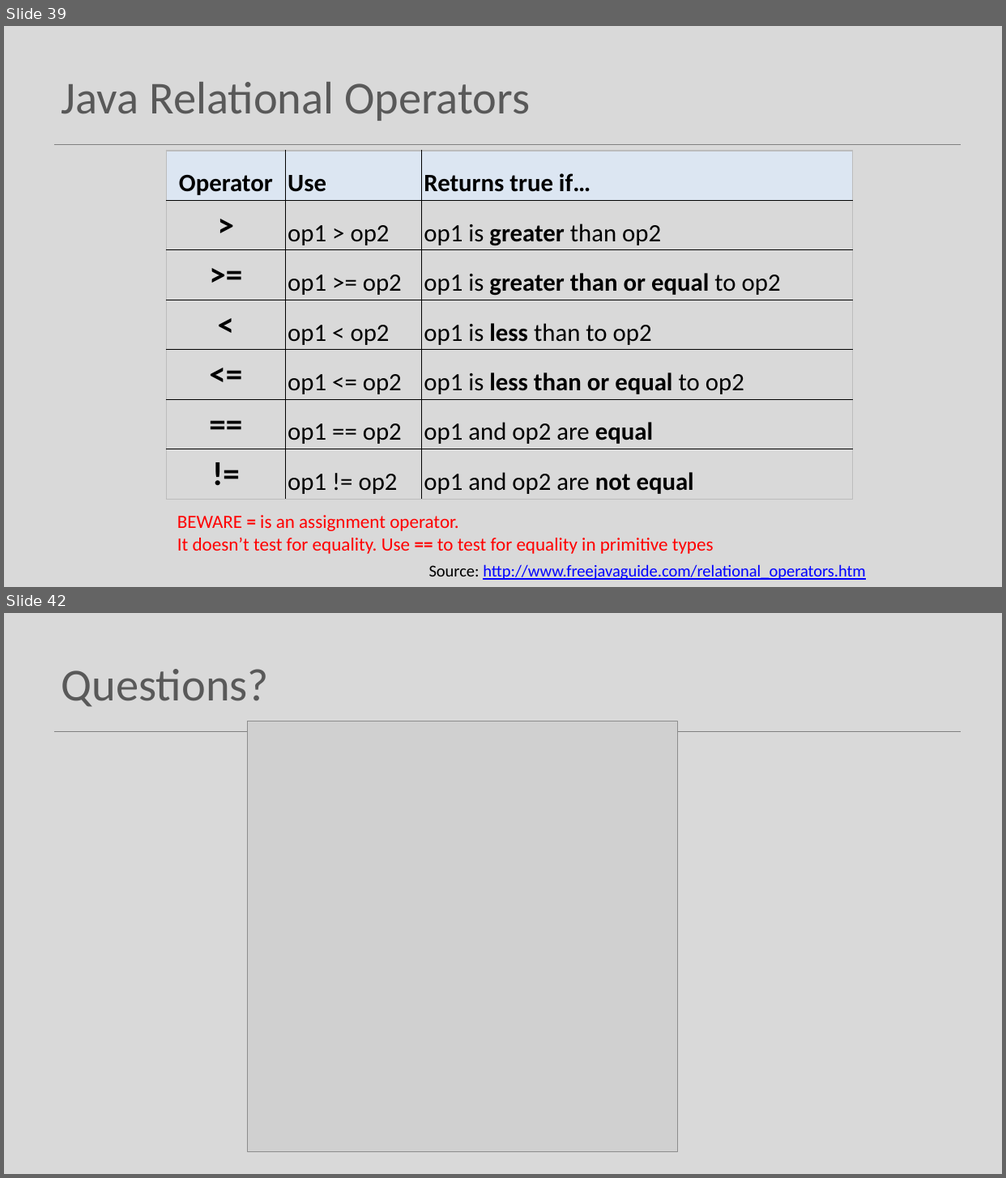
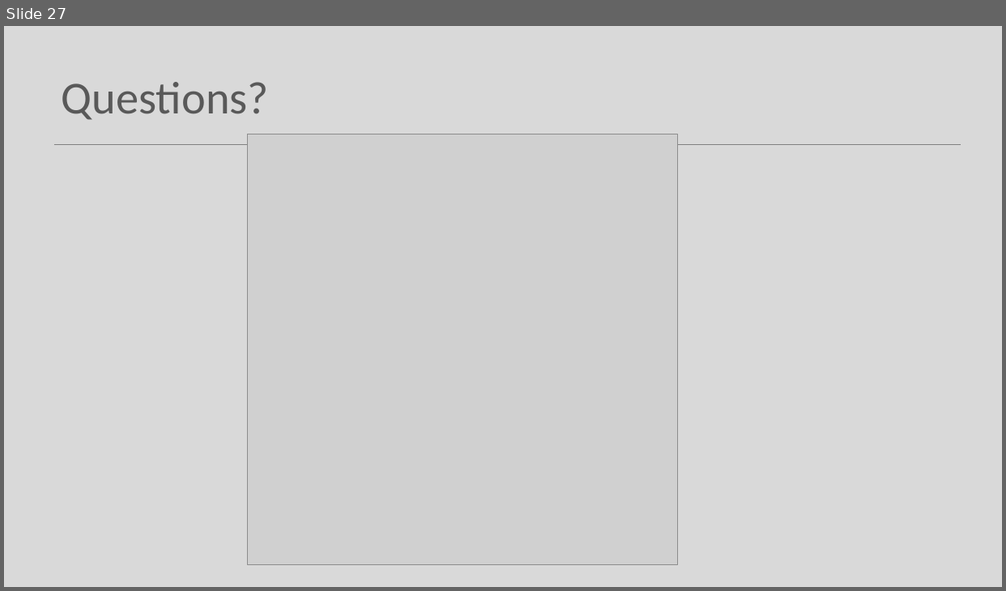
Before and after one commit to Programming-Fundamentals-SETU/prog-fund-1-sept-25, a slide deck: topic02-understanding-class-definitions/unit-1/talk-2/b-class-definitions-methods.pptx. Shown one above the other, each under a label of ours: slides 39 and 42 before the commit, slide 27 after it; the slides between them are not shown. The pictures are 1006x1178 and 1006x591 pixels, drawn with LibreOffice and Linux fonts; fonts in the diff are those of the drawing; grey boxes stand for pictures. Boxes give left, top, right and bottom in pixels: in the first picture for what was removed or moved away, otherwise in the second. Text is boxed around its words. In the diff, an @@ line names an element or a change of style, - is before the commit and + after.

```diff
--- a/topic02-understanding-class-definitions/unit-1/talk-2/b-class-definitions-methods.pptx
+++ b/topic02-understanding-class-definitions/unit-1/talk-2/b-class-definitions-methods.pptx
@@ slide 39 removed at bbox=[4, 26, 1002, 587], background #D9D9D9; not listed: 1 template element that a slide beside it also shows @@
@@ title removed at bbox=[62, 82, 530, 121] @@
-Java Relational Operators
@@ table removed at bbox=[167, 151, 853, 497], 7 rows, 3 columns @@
-Operator | Use | Returns true if…
-> | op1 > op2 | op1 is greater than op2
->= | op1 >= op2 | op1 is greater than or equal to op2
-< | op1 < op2 | op1 is less than to op2
-<= | op1 <= op2 | op1 is less than or equal to op2
-== | op1 == op2 | op1 and op2 are equal
-!= | op1 != op2 | op1 and op2 are not equal
@@ text removed at bbox=[177, 515, 714, 554] @@
-BEWARE = is an assignment operator.
-It doesn’t test for equality. Use == to test for equality in primitive types
@@ text removed at bbox=[429, 565, 865, 580] @@
-Source: http://www.freejavaguide.com/relational_operators.htm
@@ what was slide 42 is now slide 27 @@
```
Also in this commit, not shown: 14 other slides removed, 13 other files.
